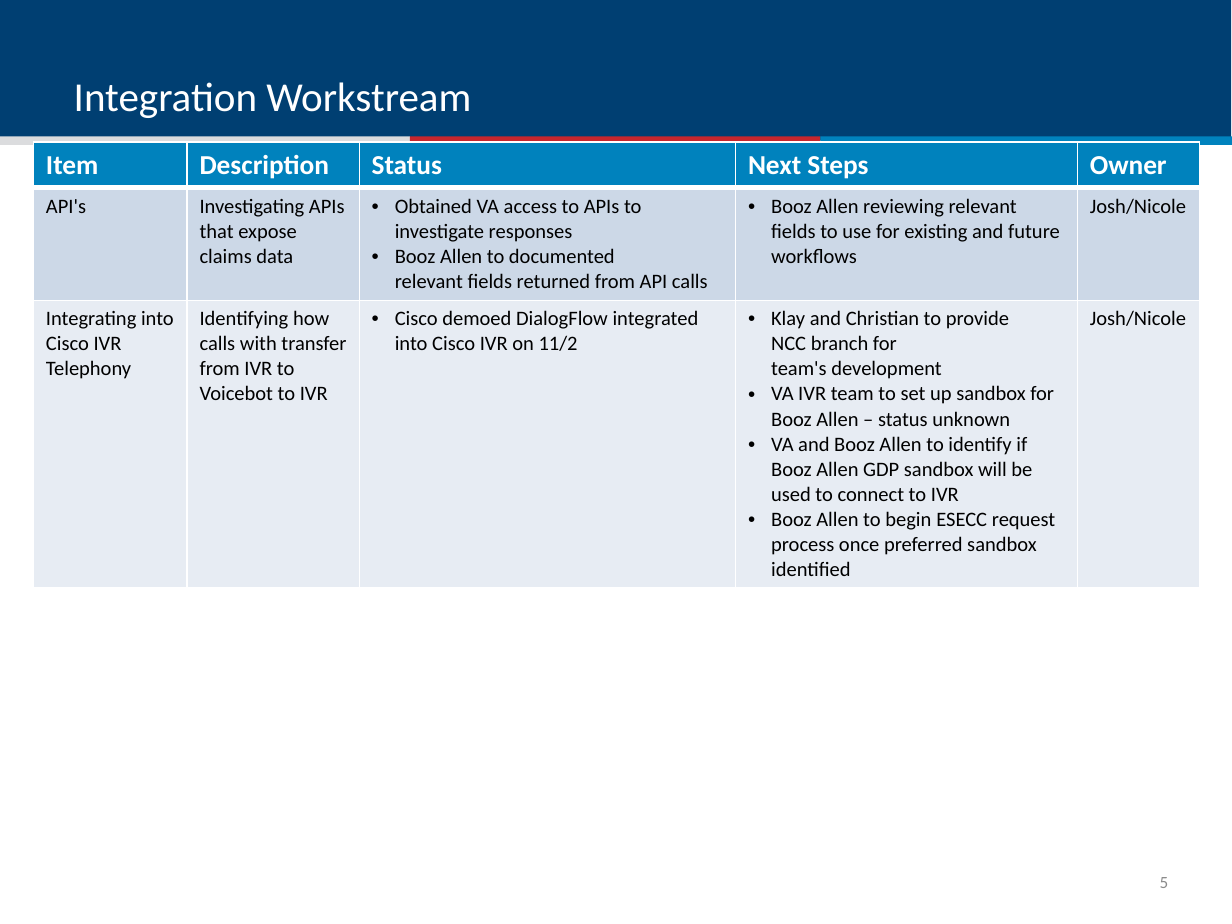
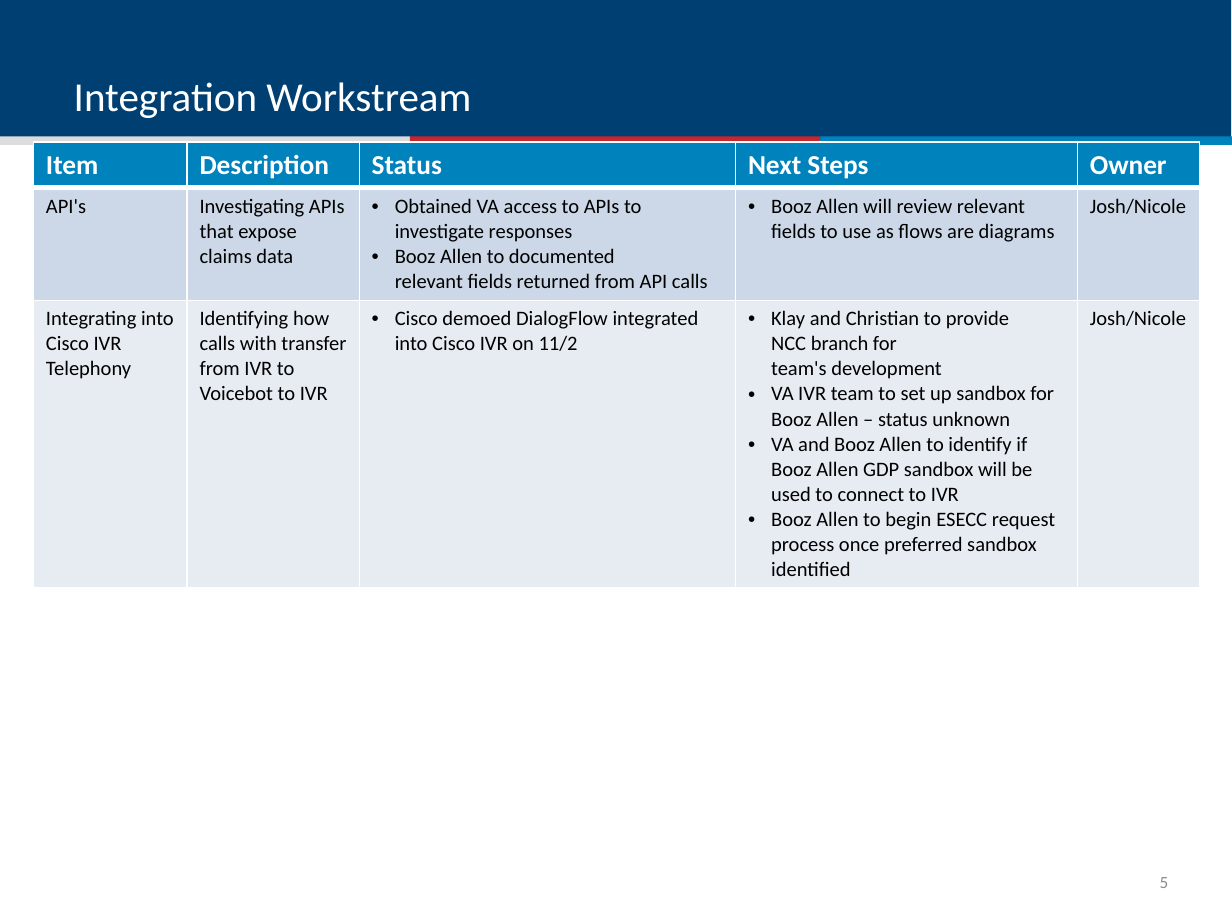
Before and after one commit to department-of-veterans-affairs/voicebot, a slide deck: slide 6 of meetings/StatusMeeting_20221117.pptx. Drawn at 1232x924 pixels with LibreOffice and Linux fonts; fonts in the diff are those of the drawing. Boxes give left, top, right and bottom in pixels: in the first picture for what was removed or moved away, otherwise in the second. Text is boxed around its words. In the diff, an @@ line names an element or a change of style, - is before the commit and + after.

```diff
--- a/meetings/StatusMeeting_20221117.pptx
+++ b/meetings/StatusMeeting_20221117.pptx
@@ table at [33,142,1200,582] @@
-row 2, column 4: Booz Allen reviewing relevant fields to use for existing and future workflows
+row 2, column 4: Booz Allen will review relevant fields to use as flows are diagrams
```
Also in this commit, not shown: 4 other slides changed.
